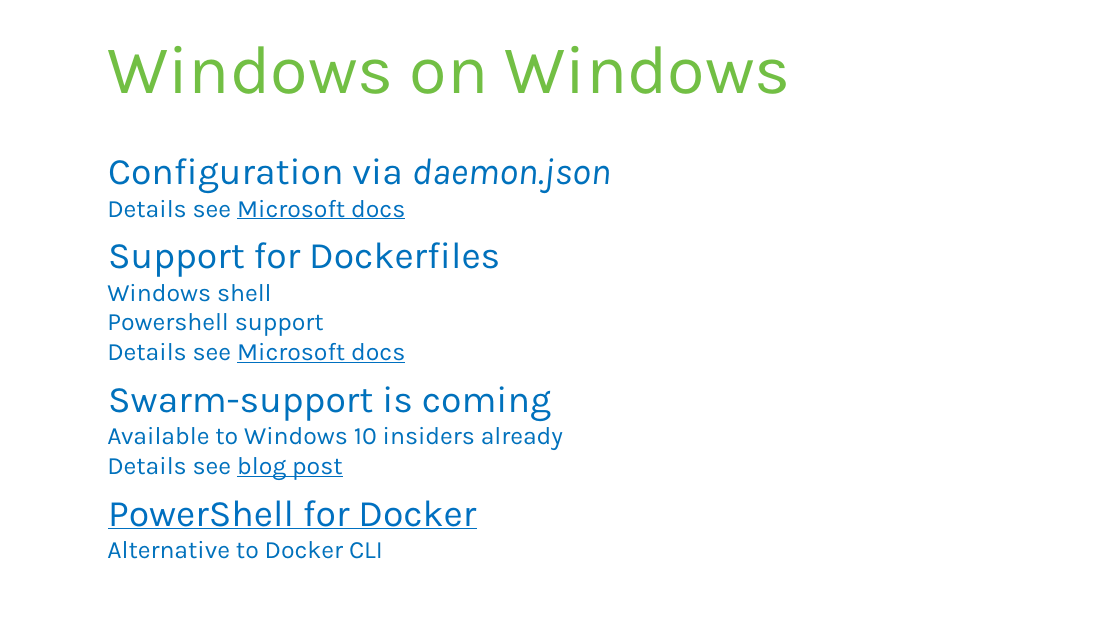
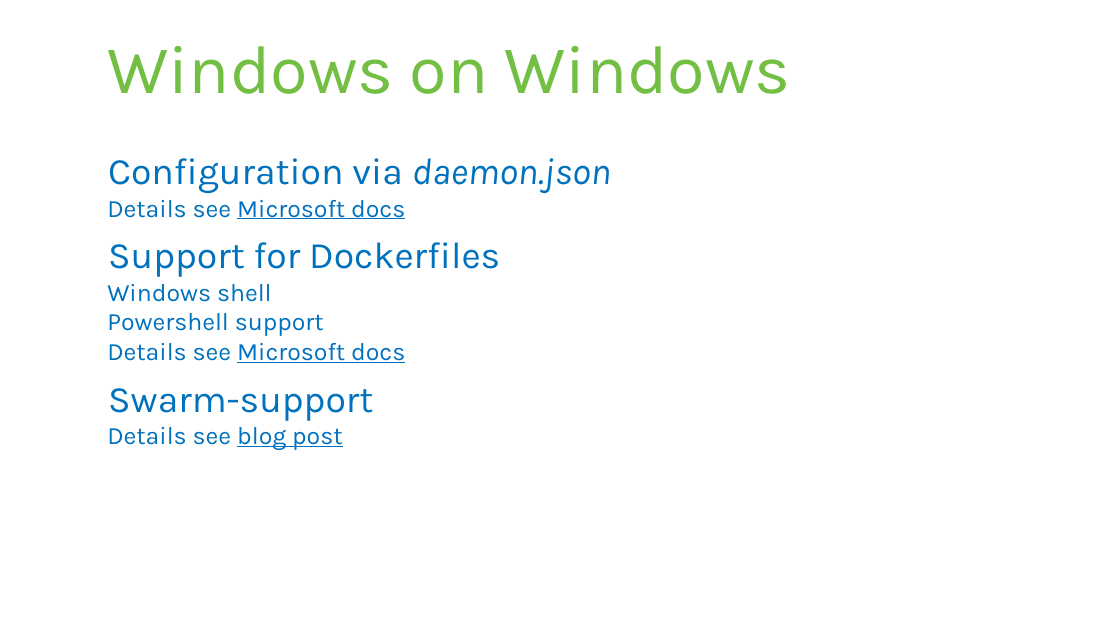
Before and after one commit to rstropek/DockerVS2015Intro, a slide deck: slide 26 of slides/Containers-Microsoft-Universe.pptx (slide 25 before the commit). Drawn at 1120x630 pixels with LibreOffice and Linux fonts; fonts in the diff are those of the drawing. Boxes give left, top, right and bottom in pixels: in the first picture for what was removed or moved away, otherwise in the second. Text is boxed around its words. In the diff, an @@ line names an element or a change of style, - is before the commit and + after.

```diff
--- a/slides/Containers-Microsoft-Universe.pptx
+++ b/slides/Containers-Microsoft-Universe.pptx
@@ text at (108,388,373,421): text changed; size 16 to 24 pt @@
-Swarm-support is coming
-  Available to Windows 10 insiders already
+Swarm-support
@@ text at (107,500,476,559): paragraphs removed @@
-PowerShell for Docker
-  Alternative to Docker CLI
```
Also in this commit, not shown: 7 other slides changed, 7 slides added, 4 other files.
